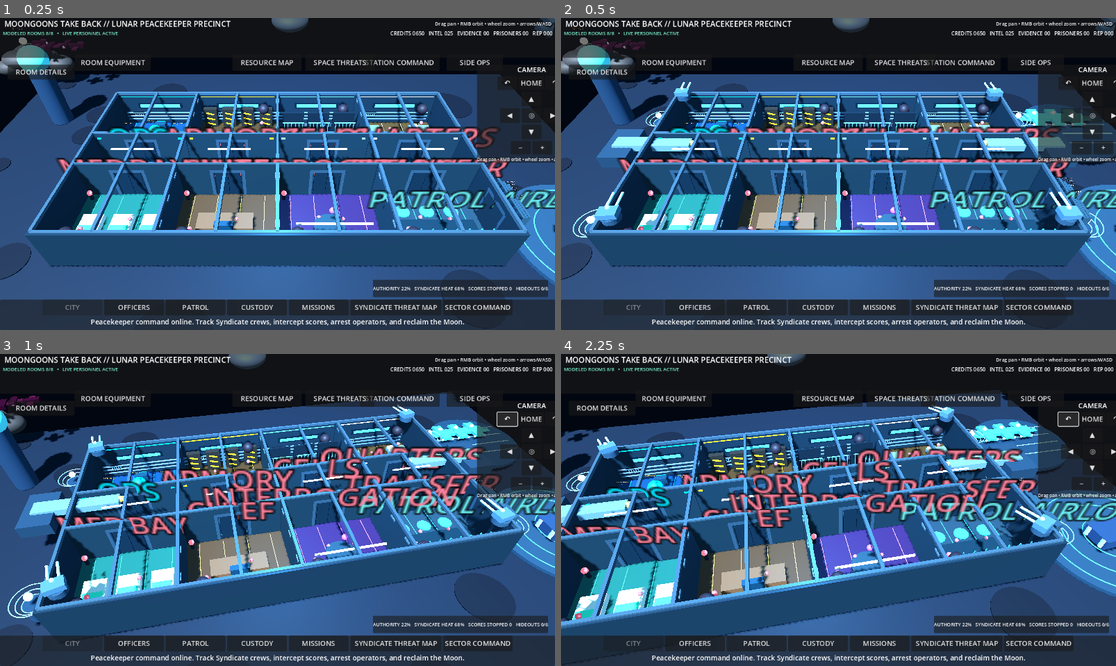
Above: before the commit, frames 1-4 (two rows, left to right).
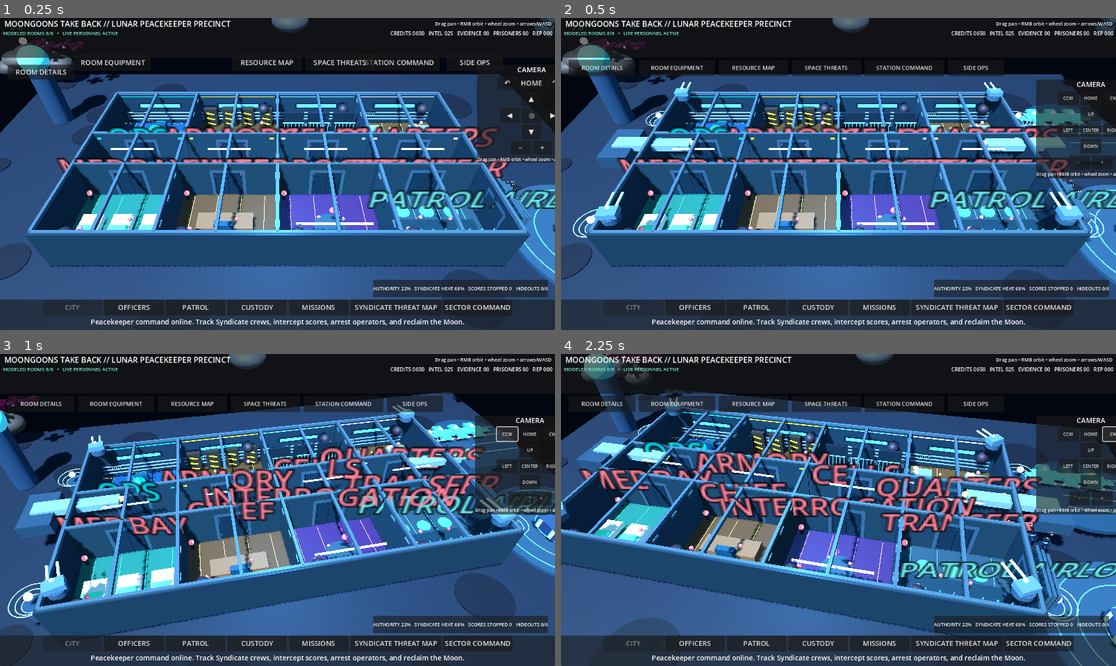
Above: after the commit, the same moments.

Repository: POTD725/MoonGoons-Take-Back
Game: Godot game, scene res://scenes/LivingPrecinct.tscn
Two runs of this game, one before a commit and one after it. Both use one fixed random seed, a clock stepped at 60 frames per second and the inputs below.
Inputs:
- Up to frame 1 (0.25 s): no input
- Up to frame 2 (0.5 s): no input
- Up to frame 3 (1 s): click "↶" (after the commit: "CCW") at 0.5 s
- Up to frame 4 (2.25 s): click "HOME" at 1.25 s; click "↶" (after the commit: "CW") at 2 s

Frame 1 is identical in both runs. In frame 2, 3.7% of the frame differs, in the area x 1-100%, y 13-52%; in frame 3, 3.8%; in frame 4, 60%, in the area x 0-100%, y 0-100%.

Commit message:
Repair blank browser precinct view
Add a browser-safe illustrated precinct backdrop, responsive command strip, and ASCII camera controls.

Diff:
--- a/scenes/LivingPrecinct.tscn
+++ b/scenes/LivingPrecinct.tscn
@@ -13,9 +13,24 @@
 [ext_resource type="Script" path="res://scripts/progression_ui_bootstrap.gd" id="11_bootstrap"]
 [ext_resource type="Script" path="res://scripts/resource_harvesting_layer.gd" id="12_resources"]
 [ext_resource type="Script" path="res://scripts/space_syndicate_threats_ui.gd" id="13_threats"]
+[ext_resource type="Script" path="res://scripts/living_precinct_web_backdrop.gd" id="14_web_backdrop"]
+[ext_resource type="Script" path="res://scripts/living_precinct_web_layout_fix.gd" id="15_web_layout"]
 
 [node name="LivingMoonGoonsPrecinct" type="Node3D"]
 script = ExtResource("1_living")
+
+[node name="PrecinctWebBackdropLayer" type="CanvasLayer" parent="."]
+layer = -20
+
+[node name="PrecinctWebBackdrop" type="Control" parent="PrecinctWebBackdropLayer"]
+layout_mode = 3
+anchors_preset = 15
+anchor_right = 1.0
+anchor_bottom = 1.0
+grow_horizontal = 2
+grow_vertical = 2
+mouse_filter = 2
+script = ExtResource("14_web_backdrop")
 
 [node name="VisualPolish" type="Node" parent="."]
 script = ExtResource("2_polish")
@@ -53,3 +68,6 @@
 
 [node name="SpaceThreatOperations" type="Node" parent="."]
 script = ExtResource("13_threats")
+
+[node name="WebLayoutRepair" type="Node" parent="."]
+script = ExtResource("15_web_layout")
--- /dev/null
+++ b/scripts/living_precinct_web_backdrop.gd
@@ -0,0 +1,173 @@
+extends Control
+## Illustrated web fallback for the living precinct.
+## The normal 3D station remains active for input and desktop builds, while this
+## layer guarantees that browser players never receive an empty black city view.
+
+const ROOM_ORDER: Array[String] = [
+	"ops", "armory", "cells", "quarters",
+	"medbay", "chief", "interrogation", "transfer"
+]
+const ROOM_NAMES: Dictionary = {
+	"ops":"OPERATIONS", "armory":"ARMORY", "cells":"HOLDING CELLS", "quarters":"CREW QUARTERS",
+	"medbay":"MEDBAY", "chief":"CHIEF'S OFFICE", "interrogation":"INTERROGATION", "transfer":"TRANSFER HALL"
+}
+const ROOM_COLORS: Dictionary = {
+	"ops":"#48D7FF", "armory":"#FFAB4A", "cells":"#6CA8FF", "quarters":"#FFD18A",
+	"medbay":"#55F0C2", "chief":"#FFE36A", "interrogation":"#C17BFF", "transfer":"#62DFFF"
+}
+const ROOM_ART_PATHS: Dictionary = {
+	"ops":"res://assets/precinct/rooms/ops_center.svg",
+	"armory":"res://assets/precinct/rooms/armory.svg",
+	"cells":"res://assets/precinct/rooms/holding_cells.svg",
+	"quarters":"res://assets/precinct/rooms/crew_quarters.svg",
+	"medbay":"res://assets/precinct/rooms/medbay.svg",
+	"chief":"res://assets/precinct/rooms/chief_office.svg",
+	"interrogation":"res://assets/precinct/rooms/interrogation.svg",
+	"transfer":"res://assets/precinct/rooms/transfer_hall.svg"
+}
+
+var animation_clock: float = 0.0
+var panorama: Texture2D
+var room_art: Dictionary = {}
+
+func _ready() -> void:
+	set_anchors_and_offsets_preset(Control.PRESET_FULL_RECT)
+	mouse_filter = Control.MOUSE_FILTER_IGNORE
+	process_mode = Node.PROCESS_MODE_ALWAYS
+	visible = OS.has_feature("web")
+	if not visible:
+		set_process(false)
+		return
+	panorama = load("res://assets/shared/syndicate_rising/lunar_surface_panorama.svg") as Texture2D
+	for room_id: String in ROOM_ORDER:
+		room_art[room_id] = load(String(ROOM_ART_PATHS.get(room_id, ""))) as Texture2D
+	if not PrecinctState.state_changed.is_connected(_on_state_changed):
+		PrecinctState.state_changed.connect(_on_state_changed)
+	queue_redraw()
+
+func _process(delta: float) -> void:
+	animation_clock += delta
+	queue_redraw()
+
+func _on_state_changed() -> void:
+	queue_redraw()
+
+func _draw() -> void:
+	var viewport_size: Vector2 = size
+	if viewport_size.x < 2.0 or viewport_size.y < 2.0:
+		viewport_size = get_viewport_rect().size
+	draw_rect(Rect2(Vector2.ZERO, viewport_size), Color("#020711"), true)
+	if panorama != null:
+		draw_texture_rect(panorama, Rect2(0.0, 78.0, viewport_size.x, viewport_size.y - 120.0), false, Color(0.72, 0.82, 0.95, 0.42))
+	_draw_stars(viewport_size)
+	_draw_moon_horizon(viewport_size)
+	_draw_station(viewport_size)
+	_draw_personnel(viewport_size)
+
+func _draw_stars(viewport_size: Vector2) -> void:
+	for index: int in range(110):
+		var x: float = fmod(float(index * 113 + 41), viewport_size.x)
+		var y: float = 88.0 + fmod(float(index * 71 + 17), maxf(120.0, viewport_size.y - 260.0))
+		var pulse: float = 0.28 + 0.22 * sin(animation_clock * 1.4 + float(index) * 0.61)
+		draw_circle(Vector2(x, y), 0.7 + float(index % 3) * 0.45, Color(0.72, 0.89, 1.0, pulse))
+
+func _draw_moon_horizon(viewport_size: Vector2) -> void:
+	var horizon_y: float = viewport_size.y - 112.0
+	draw_colored_polygon(PackedVector2Array([
+		Vector2(0.0, horizon_y), Vector2(viewport_size.x * 0.15, horizon_y - 38.0),
+		Vector2(viewport_size.x * 0.31, horizon_y - 10.0), Vector2(viewport_size.x * 0.48, horizon_y - 52.0),
+		Vector2(viewport_size.x * 0.66, horizon_y - 16.0), Vector2(viewport_size.x * 0.83, horizon_y - 44.0),
+		Vector2(viewport_size.x, horizon_y - 4.0), Vector2(viewport_size.x, viewport_size.y), Vector2(0.0, viewport_size.y)
+	]), Color("#151E2B"))
+	for index: int in range(9):
+		var crater_x: float = 70.0 + float(index) * maxf(90.0, viewport_size.x / 9.5)
+		var crater_y: float = horizon_y + 24.0 + float(index % 3) * 17.0
+		draw_ellipse(Vector2(crater_x, crater_y), Vector2(30.0 + float(index % 4) * 9.0, 8.0 + float(index % 3) * 3.0), Color(0.04, 0.07, 0.11, 0.72))
+
+func _draw_station(viewport_size: Vector2) -> void:
+	var left_margin: float = 54.0
+	var right_margin: float = 218.0 if viewport_size.x >= 1000.0 else 26.0
+	var top_y: float = 154.0
+	var usable_width: float = maxf(680.0, viewport_size.x - left_margin - right_margin)
+	var room_gap: float = 10.0
+	var room_width: float = (usable_width - room_gap * 3.0) / 4.0
+	var available_height: float = maxf(410.0, viewport_size.y - 260.0)
+	var room_height: float = clampf((available_height - 72.0) * 0.5, 138.0, 218.0)
+	var station_height: float = room_height * 2.0 + 72.0
+	var station_rect := Rect2(left_margin - 15.0, top_y - 18.0, usable_width + 30.0, station_height + 36.0)
+	_draw_panel(station_rect, Color(0.025, 0.065, 0.10, 0.95), Color("#4B7189"), 4.0)
+	for inset: int in range(3):
+		draw_rect(station_rect.grow(-8.0 - float(inset) * 7.0), Color(0.18, 0.35, 0.47, 0.16), false, 2.0)
+
+	var corridor_y: float = top_y + room_height + 7.0
+	var corridor_rect := Rect2(left_margin, corridor_y, usable_width, 58.0)
+	_draw_panel(corridor_rect, Color("#17344A"), Color("#65E6FF"), 2.0)
+	for strip: int in range(20):
+		var strip_x: float = corridor_rect.position.x + 12.0 + float(strip) * (corridor_rect.size.x - 24.0) / 20.0
+		draw_line(Vector2(strip_x, corridor_y + 8.0), Vector2(strip_x, corridor_y + 50.0), Color(0.38, 0.79, 0.94, 0.16), 1.0)
+	draw_line(Vector2(left_margin + 12.0, corridor_y + 29.0), Vector2(left_margin + usable_width - 12.0, corridor_y + 29.0), Color("#71ECFF", 0.72), 3.0)
+
+	for index: int in range(ROOM_ORDER.size()):
+		var room_id: String = ROOM_ORDER[index]
+		var column: int = index % 4
+		var south: bool = index >= 4
+		var x: float = left_margin + float(column) * (room_width + room_gap)
+		var y: float = top_y if not south else corridor_y + 65.0
+		_draw_room(room_id, Rect2(x, y, room_width, room_height), south)
+
+	var header_rect := Rect2(left_margin + usable_width * 0.31, top_y - 42.0, usable_width * 0.38, 30.0)
+	_draw_panel(header_rect, Color(0.02, 0.12, 0.18, 0.94), Color("#73E9FF"), 2.0)
+	draw_string(ThemeDB.fallback_font, header_rect.position + Vector2(8.0, 21.0), "PEACEKEEPER ORBITAL PRECINCT // CITY VIEW", HORIZONTAL_ALIGNMENT_CENTER, header_rect.size.x - 16.0, 13, Color("#E8F8FF"))
+
+func _draw_room(room_id: String, rect: Rect2, south: bool) -> void:
+	var room: Dictionary = PrecinctState.get_room(room_id)
+	var repaired: bool = bool(room.get("repaired", false))
+	var level: int = int(room.get("level", 1))
+	var accent := Color(String(ROOM_COLORS.get(room_id, "#65E6FF")))
+	var fill := Color(0.035, 0.075, 0.105, 0.97) if repaired else Color(0.055, 0.055, 0.065, 0.98)
+	_draw_panel(rect, fill, accent if repaired else Color("#73505A"), 3.0)
+	var art_rect := Rect2(rect.position + Vector2(7.0, 29.0), Vector2(rect.size.x - 14.0, rect.size.y - 57.0))
+	var texture_value: Variant = room_art.get(room_id)
+	if texture_value is Texture2D:
+		draw_texture_rect(texture_value as Texture2D, art_rect, false, Color.WHITE if repaired else Color(0.36, 0.38, 0.43, 0.92))
+	else:
+		draw_rect(art_rect, Color(0.08, 0.14, 0.19, 1.0), true)
+	var header := Rect2(rect.position + Vector2(1.0, 1.0), Vector2(rect.size.x - 2.0, 26.0))
+	draw_rect(header, Color(accent, 0.16 if repaired else 0.08), true)
+	draw_string(ThemeDB.fallback_font, rect.position + Vector2(8.0, 20.0), String(ROOM_NAMES.get(room_id, room_id.to_upper())), HORIZONTAL_ALIGNMENT_LEFT, rect.size.x - 70.0, 12, Color("#F1FAFF"))
+	draw_string(ThemeDB.fallback_font, rect.position + Vector2(rect.size.x - 63.0, 20.0), "LV %d" % level, HORIZONTAL_ALIGNMENT_RIGHT, 54.0, 11, accent)
+	var status_text: String = "ONLINE" if repaired else "DAMAGED"
+	draw_string(ThemeDB.fallback_font, rect.position + Vector2(8.0, rect.size.y - 8.0), status_text, HORIZONTAL_ALIGNMENT_LEFT, rect.size.x - 16.0, 10, Color("#75F1C8") if repaired else Color("#FF829A"))
+	var door_x: float = rect.position.x + rect.size.x * 0.5 - 18.0
+	var door_y: float = rect.end.y - 4.0 if not south else rect.position.y - 7.0
+	_draw_panel(Rect2(door_x, door_y, 36.0, 11.0), Color("#152B3C"), accent, 1.5)
+
+func _draw_personnel(viewport_size: Vector2) -> void:
+	var left_margin: float = 54.0
+	var right_margin: float = 218.0 if viewport_size.x >= 1000.0 else 26.0
+	var usable_width: float = maxf(680.0, viewport_size.x - left_margin - right_margin)
+	var available_height: float = maxf(410.0, viewport_size.y - 260.0)
+	var room_height: float = clampf((available_height - 72.0) * 0.5, 138.0, 218.0)
+	var corridor_y: float = 154.0 + room_height + 7.0
+	var roster_count: int = maxi(8, PrecinctState.officers.size() + 4)
+	for index: int in range(roster_count):
+		var lane: float = float(index % 3)
+		var speed: float = 18.0 + float(index % 5) * 4.0
+		var travel: float = fmod(animation_clock * speed + float(index) * 83.0, usable_width - 42.0)
+		var x: float = left_margin + 21.0 + travel
+		var y: float = corridor_y + 17.0 + lane * 12.0
+		var body_color: Color = Color("#75E8FF") if index < PrecinctState.officers.size() else Color("#FFD16F")
+		draw_circle(Vector2(x, y), 4.2, Color(0.02, 0.05, 0.08, 0.92))
+		draw_circle(Vector2(x, y - 1.0), 2.8, body_color)
+		draw_line(Vector2(x - 3.0, y + 5.0), Vector2(x + 3.0, y + 5.0), Color(body_color, 0.58), 2.0)
+
+func _draw_panel(rect: Rect2, fill: Color, border: Color, width: float) -> void:
+	draw_rect(rect, fill, true)
+	draw_rect(rect, border, false, width)
+
+func draw_ellipse(center: Vector2, radius: Vector2, color: Color) -> void:
+	var points := PackedVector2Array()
+	for index: int in range(24):
+		var angle: float = TAU * float(index) / 24.0
+		points.append(center + Vector2(cos(angle) * radius.x, sin(angle) * radius.y))
+	draw_colored_polygon(points, color)
--- /dev/null
+++ b/scripts/living_precinct_web_layout_fix.gd
@@ -0,0 +1,107 @@
+extends Node
+## Consolidates runtime-created HUD controls after every precinct subsystem has loaded.
+## Uses plain ASCII camera labels so browser exports do not display missing-glyph boxes.
+
+var precinct: Node
+var applied: bool = false
+
+func _ready() -> void:
+	precinct = get_parent()
+	call_deferred("_apply_when_ready")
+
+func _apply_when_ready() -> void:
+	for _frame: int in range(24):
+		await get_tree().process_frame
+	_apply_layout()
+
+func _process(_delta: float) -> void:
+	if not applied:
+		return
+	# Reapply only when the viewport changes enough to require responsive placement.
+	var viewport_size: Vector2 = get_viewport().get_visible_rect().size
+	if viewport_size.x < 900.0:
+		_apply_compact_layout(viewport_size)
+
+func _apply_layout() -> void:
+	if precinct == null:
+		return
+	var viewport_size: Vector2 = get_viewport().get_visible_rect().size
+	var top_y: float = 96.0
+	var specs: Array[Dictionary] = [
+		{"name":"EquipmentToggle", "x":180.0, "width":176.0, "text":"ROOM EQUIPMENT"},
+		{"name":"ResourceMapButton", "x":364.0, "width":160.0, "text":"RESOURCE MAP"},
+		{"name":"SpaceThreatButton", "x":532.0, "width":160.0, "text":"SPACE THREATS"},
+		{"name":"StationCommandButton", "x":700.0, "width":184.0, "text":"STATION COMMAND"},
+		{"name":"SideOperationsButton", "x":892.0, "width":130.0, "text":"SIDE OPS"}
+	]
+	for spec: Dictionary in specs:
+		var button: Button = _find_named(precinct, String(spec.get("name", ""))) as Button
+		if button == null:
+			continue
+		button.position = Vector2(float(spec.get("x", 0.0)), top_y)
+		button.size = Vector2(float(spec.get("width", 150.0)), 38.0)
+		button.text = String(spec.get("text", button.text))
+		button.add_theme_font_size_override("font_size", 13)
+
+	var details: Button = _find_named(precinct, "RoomDetailsToggle") as Button
+	if details != null:
+		details.position = Vector2(18.0, top_y)
+		details.size = Vector2(154.0, 38.0)
+		details.add_theme_font_size_override("font_size", 13)
+
+	var camera_panel: PanelContainer = _find_named(precinct, "CameraControls") as PanelContainer
+	if camera_panel != null:
+		camera_panel.set_anchors_preset(Control.PRESET_TOP_RIGHT)
+		camera_panel.offset_left = -184.0
+		camera_panel.offset_top = 142.0
+		camera_panel.offset_right = -14.0
+		camera_panel.offset_bottom = 370.0
+		_replace_camera_glyphs(camera_panel)
+
+	if viewport_size.x < 1100.0:
+		_apply_compact_layout(viewport_size)
+	applied = true
+
+func _apply_compact_layout(viewport_size: Vector2) -> void:
+	var buttons: Array[Button] = []
+	for node_name: String in ["RoomDetailsToggle", "EquipmentToggle", "ResourceMapButton", "SpaceThreatButton", "StationCommandButton", "SideOperationsButton"]:
+		var button: Button = _find_named(precinct, node_name) as Button
+		if button != null:
+			buttons.append(button)
+	if buttons.is_empty():
+		return
+	var margin: float = 12.0
+	var gap: float = 6.0
+	var available: float = maxf(600.0, viewport_size.x - margin * 2.0)
+	var width: float = maxf(94.0, (available - gap * float(buttons.size() - 1)) / float(buttons.size()))
+	for index: int in range(buttons.size()):
+		var button: Button = buttons[index]
+		button.position = Vector2(margin + float(index) * (width + gap), 96.0)
+		button.size = Vector2(width, 38.0)
+		button.add_theme_font_size_override("font_size", 10)
+
+func _replace_camera_glyphs(camera_panel: Node) -> void:
+	for child: Node in camera_panel.find_children("*", "Button", true, false):
+		var button := child as Button
+		match button.tooltip_text:
+			"Rotate left": button.text = "CCW"
+			"Reset camera": button.text = "HOME"
+			"Rotate right": button.text = "CW"
+			"Pan forward": button.text = "UP"
+			"Pan left": button.text = "LEFT"
+			"Center city": button.text = "CENTER"
+			"Pan right": button.text = "RIGHT"
+			"Pan backward": button.text = "DOWN"
+			"Zoom out": button.text = "-"
+			"Zoom in": button.text = "+"
+		button.add_theme_font_size_override("font_size", 10)
+		button.custom_minimum_size = Vector2(48.0, 32.0)
+
+func _find_named(root: Node, wanted_name: String) -> Node:
+	if root.name == wanted_name:
+		return root
+	for child: Node in root.get_children():
+		var found: Node = _find_named(child, wanted_name)
+		if found != null:
+			return found
+	return null
Not shown: 1 places in scenes/LivingPrecinct.tscn that only renumber resources
